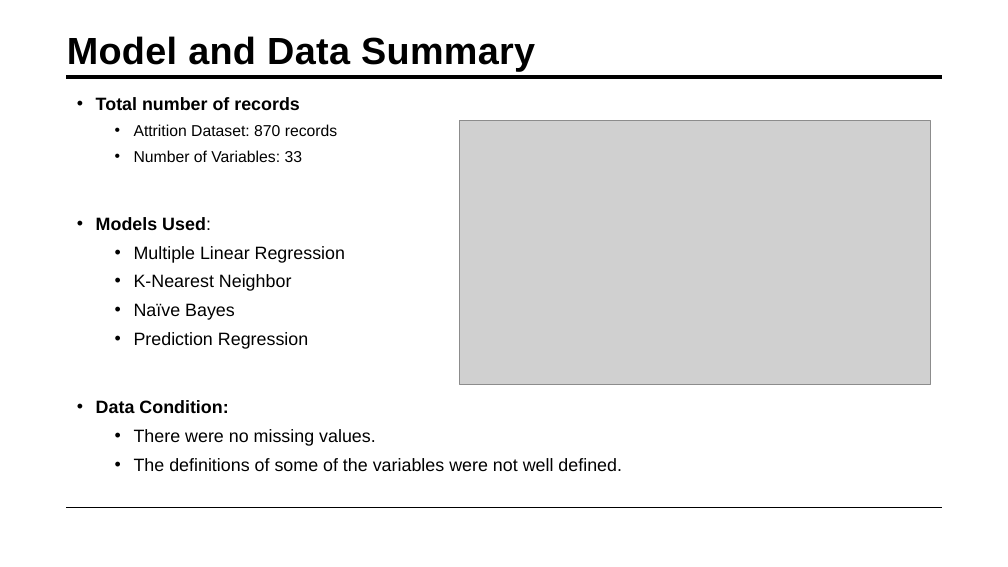
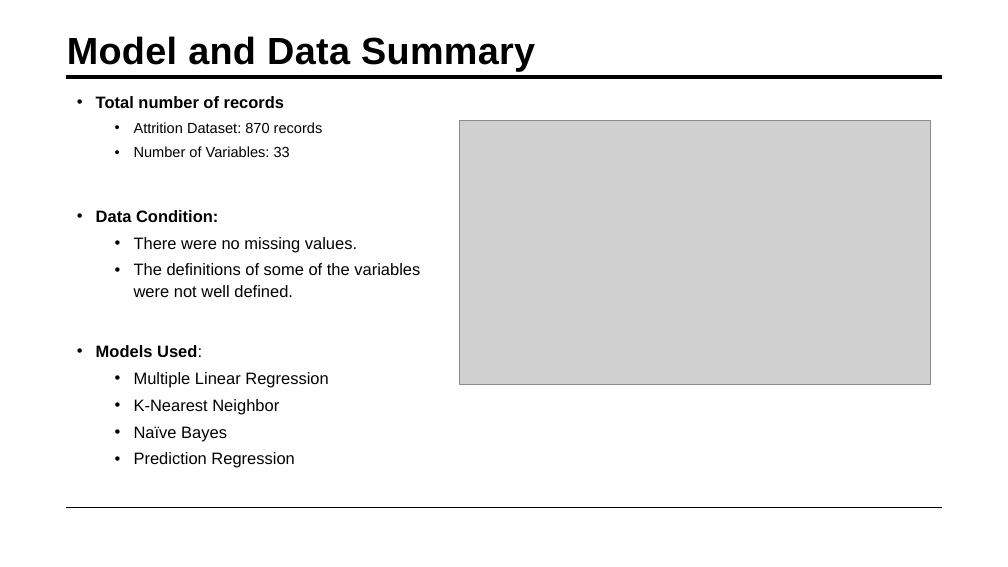
Before and after one commit to Weiprecht/CaseStudy2DDS, a slide deck: slide 3 of Attrition_Project_slides.pptx. Drawn at 1008x567 pixels with LibreOffice and Linux fonts; fonts in the diff are those of the drawing; grey boxes stand for pictures. Boxes give left, top, right and bottom in pixels: in the first picture for what was removed or moved away, otherwise in the second. Text is boxed around its words. In the diff, an @@ line names an element or a change of style, - is before the commit and + after.

```diff
--- a/Attrition_Project_slides.pptx
+++ b/Attrition_Project_slides.pptx
@@ text at (x1=96, y1=96, x2=328, y2=468): size 17 to 15.7 pt in "Total number of records", "Models Used:", "Multiple Linear Regression", "K-Nearest Neighbor" and 2 more places; size 15 to 13.9 pt in "Attrition Dataset: 870 records", "Number of Variables: 33" @@
@@ text at (x1=96, y1=210, x2=420, y2=297): paragraphs added @@
+• Data Condition:
+  • There were no missing values.
+  • The definitions of some of the variables were not well defined.
@@ text at (x1=96, y1=400, x2=622, y2=471): paragraphs removed @@
-• Data Condition:
-  • There were no missing values.
-  • The definitions of some of the variables were not well defined.
```
Also in this commit, not shown: 2 other slides changed.
